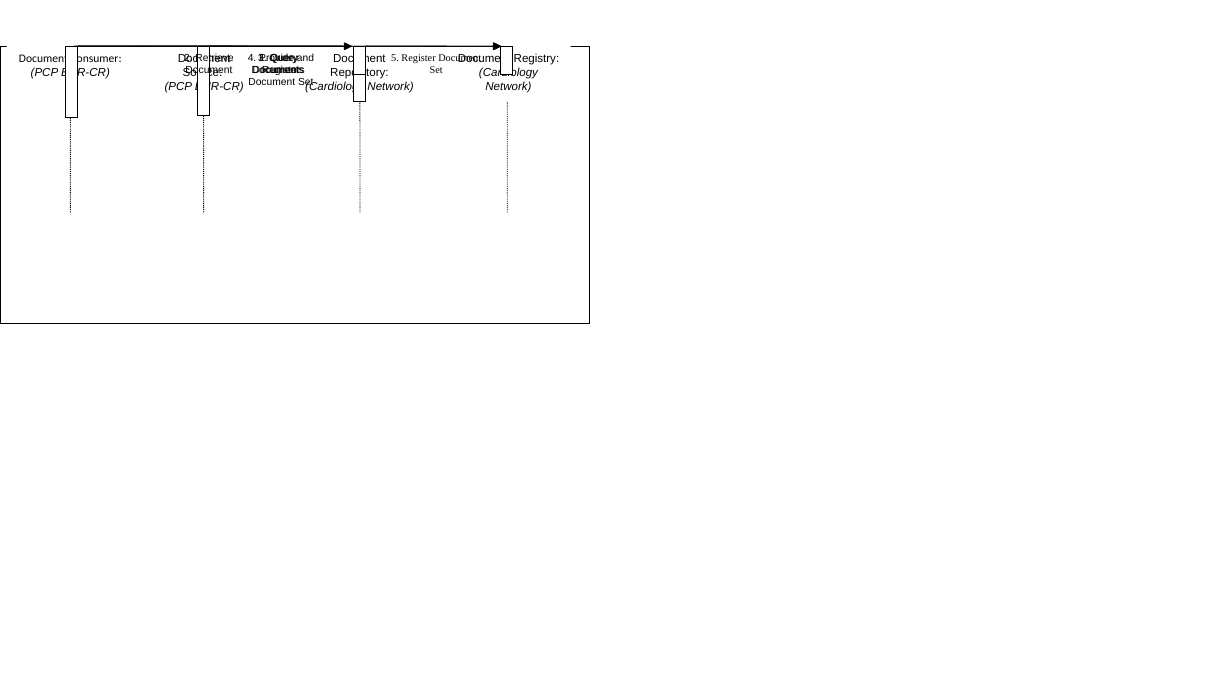
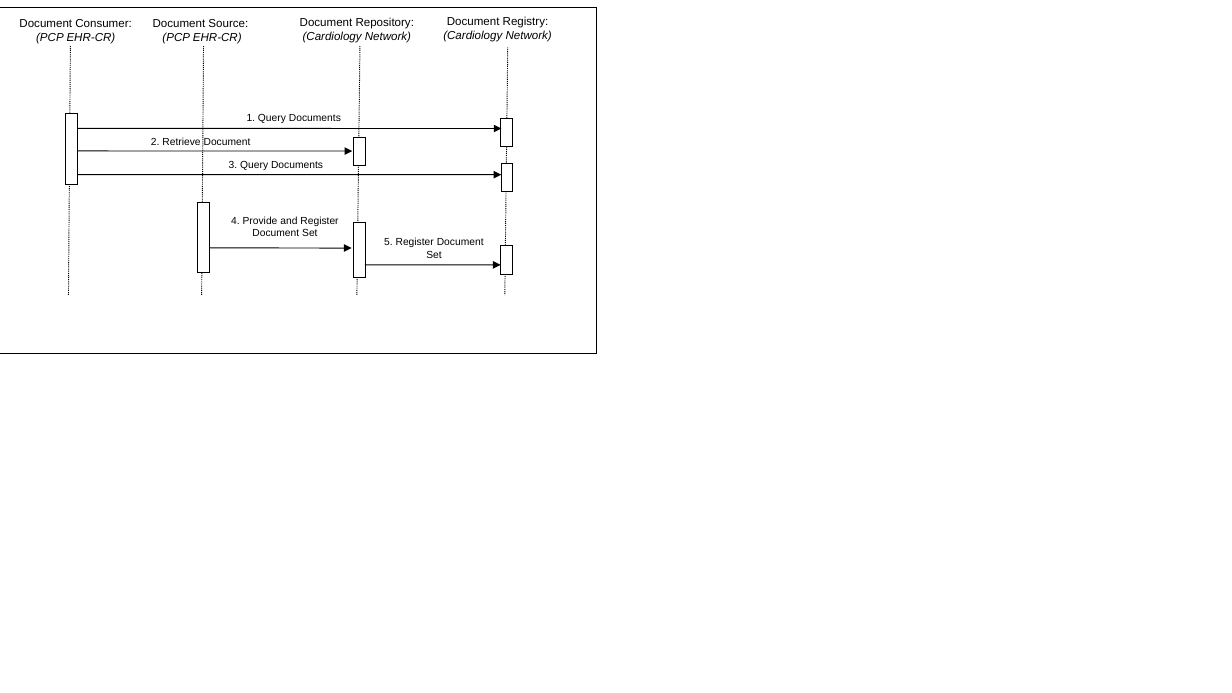
Before and after one commit to IHE/publications, a slide deck: slide 1 of ITI/TF/Volume1/media/Figure_10.3-2.pptx. Drawn at 1232x693 pixels with LibreOffice and Linux fonts; fonts in the diff are those of the drawing. Boxes give left, top, right and bottom in pixels: in the first picture for what was removed or moved away, otherwise in the second. Text is boxed around its words. In the diff, an @@ line names an element or a change of style, - is before the commit and + after.

```diff
--- a/ITI/TF/Volume1/media/Figure_10.3-2.pptx
+++ b/ITI/TF/Volume1/media/Figure_10.3-2.pptx
@@ rectangle: place and size @@
-rectangle at box(0, 46, 590, 323)
+rectangle at box(0, 8, 596, 354)
@@ rectangle "Document Consumer: (PCP EHR-CR)": place and size @@
-rectangle "Document Consumer: (PCP EHR-CR)" at box(19, 52, 122, 79)
+rectangle "Document Consumer: (PCP EHR-CR)" at box(6, 11, 144, 56)
@@ rectangle "Document Consumer: (PCP EHR-CR)" at box(6, 11, 144, 56): font Calibri to Arial in "Document Consumer:" @@
@@ rectangle "Document Source: (PCP EHR-CR)": place and size @@
-rectangle "Document Source: (PCP EHR-CR)" at box(165, 65, 244, 93)
+rectangle "Document Source: (PCP EHR-CR)" at box(135, 11, 270, 47)
@@ text "Document Repository: (Cardiology Network)" rewrapped from box(305, 53, 413, 93) to box(300, 17, 414, 43) @@
@@ text "Document Registry: (Cardiology Network)" rewrapped from box(458, 53, 560, 93) to box(443, 16, 552, 42) @@
@@ line moved from (507, 46) - (507, 213) to (508, 28) - (505, 296) @@
@@ line moved from (70, 46) - (70, 213) to (70, 46) - (68, 296) @@
@@ line moved from (203, 46) - (203, 213) to (203, 46) - (201, 296) @@
@@ line moved from (360, 46) - (360, 213) to (360, 46) - (357, 296) @@
@@ rectangle: place and size @@
-rectangle at box(66, 46, 78, 117)
+rectangle at box(66, 114, 78, 185)
@@ text "1. Query Documents" rewrapped from box(252, 53, 304, 75) to box(247, 114, 341, 123) @@
@@ rectangle added at box(501, 118, 512, 147), fill #FFFFFF, outline #000000 0.75 pt @@
@@ arrow moved from (74, 46) - (502, 46) to (74, 128) - (502, 128) @@
@@ text "2. Retrieve Document" rewrapped from box(178, 53, 233, 65) to box(151, 137, 251, 145) @@
@@ rectangle: place and size @@
-rectangle at box(354, 46, 365, 75)
+rectangle at box(354, 138, 365, 166)
@@ arrow moved from (78, 46) - (352, 46) to (78, 151) - (352, 151) @@
@@ arrow moved from (78, 46) - (502, 46) to (78, 175) - (502, 175) @@
@@ text "3. Query Documents" rewrapped from box(258, 53, 267, 63) to box(229, 161, 323, 170) @@
@@ rectangle: place and size @@
-rectangle at box(502, 46, 513, 75)
+rectangle at box(502, 164, 513, 192)
@@ rectangle: place and size @@
-rectangle at box(198, 46, 209, 116)
+rectangle at box(198, 203, 209, 273)
@@ text "4. Provide and Register Document ..." rewrapped from box(248, 53, 314, 87) to box(231, 216, 338, 236) @@
@@ rectangle: place and size @@
-rectangle at box(354, 46, 365, 102)
+rectangle at box(354, 222, 365, 277)
@@ text "5. Register Document Set": place and size @@
-text "5. Register Document Set" at box(391, 54, 481, 73)
+text "5. Register Document Set" at box(384, 238, 484, 258)
@@ text "5. Register Document Set" at box(384, 238, 484, 258): font Times New Roman to Arial @@
@@ arrow moved from (209, 46) - (352, 46) to (209, 248) - (352, 248) @@
@@ arrow moved from (365, 46) - (501, 46) to (365, 265) - (501, 265) @@
@@ rectangle: place and size @@
-rectangle at box(501, 46, 512, 75)
+rectangle at box(501, 246, 512, 274)
```
Also in this commit, not shown: 5 other files.
